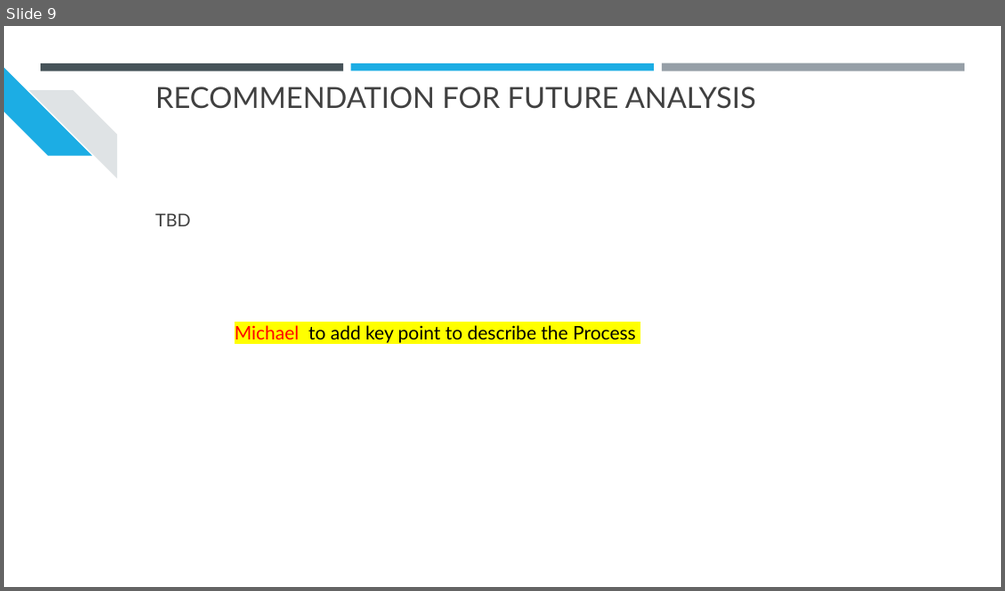
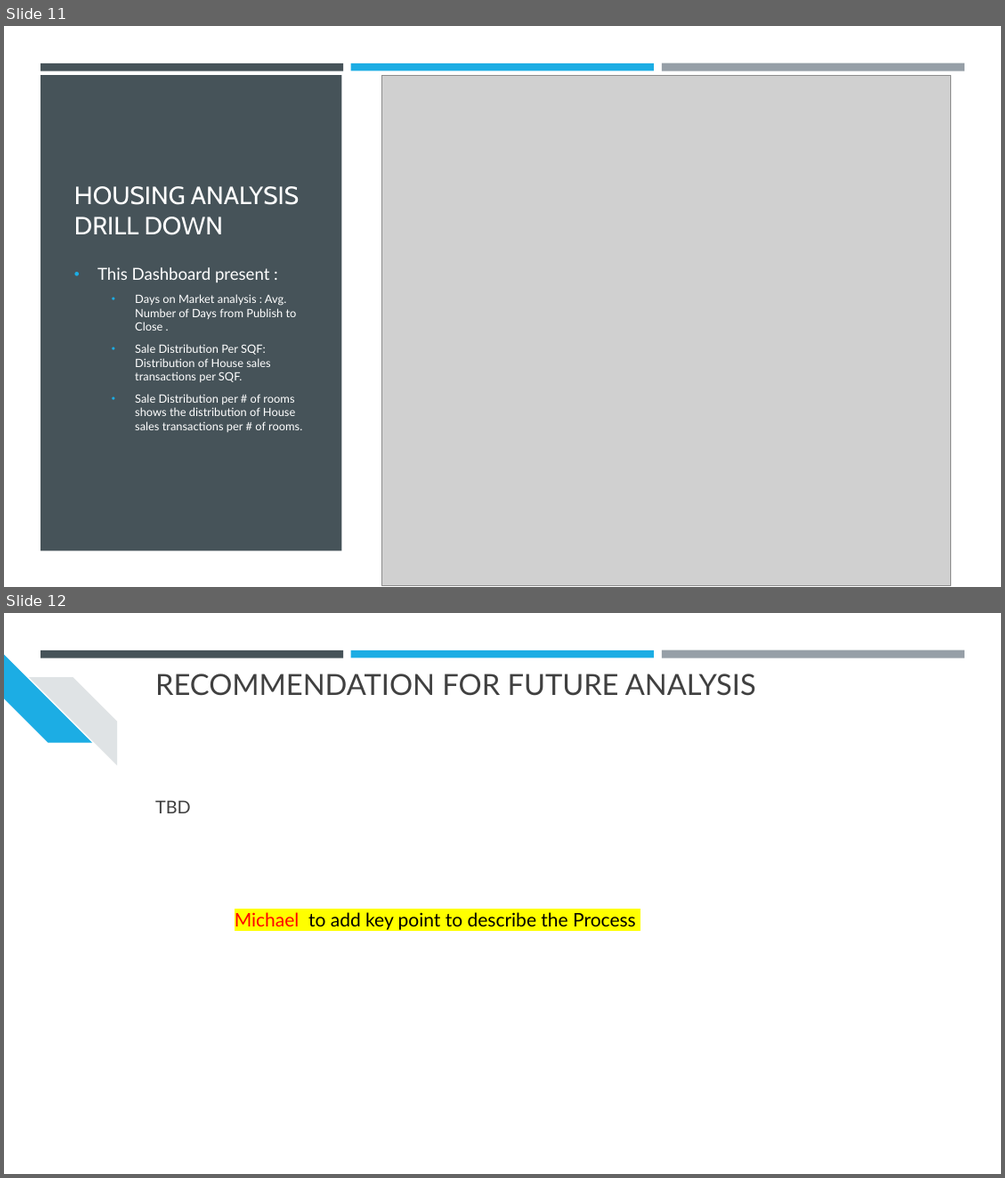
Before and after one commit to srthirum1/Final_Group_Project, a slide deck: Final_Project/CA Housing Prices Analysis.pptx. Shown one above the other, each under a label of ours: slide 9 before the commit, slides 11 and 12 after it. The pictures are 1005x591 and 1005x1178 pixels, drawn with LibreOffice and Linux fonts; fonts in the diff are those of the drawing; grey boxes stand for pictures. Boxes give left, top, right and bottom in pixels: in the first picture for what was removed or moved away, otherwise in the second. Text is boxed around its words. In the diff, an @@ line names an element or a change of style, - is before the commit and + after.

```diff
--- a/Final_Project/CA Housing Prices Analysis.pptx
+++ b/Final_Project/CA Housing Prices Analysis.pptx
@@ slide 11 added at (x1=4, y1=26, x2=1001, y2=587), background #FFFFFF; not listed: 3 template elements that a slide beside it also shows @@
@@ rectangle added at (x1=40, y1=75, x2=342, y2=551), fill #465359 @@
@@ picture added at (x1=381, y1=75, x2=951, y2=585) @@
@@ title added at (x1=74, y1=186, x2=299, y2=235), 24 pt, text #FFFFFF @@
+HOUSING ANALYSIS DRILL DOWN
@@ text added at (x1=97, y1=267, x2=302, y2=432), 11 pt, text #FFFFFF @@
+• This Dashboard present :
+  • Days on Market analysis : Avg. Number of Days from Publish to Close .
+  • Sale Distribution Per SQF: Distribution of House sales transactions per SQF.
+  • Sale Distribution per # of rooms shows the distribution of House sales transactions per # of rooms.
@@ what was slide 9 is now slide 12 @@
```
Also in this commit, not shown: 1 slide changed, 2 other slides added.
